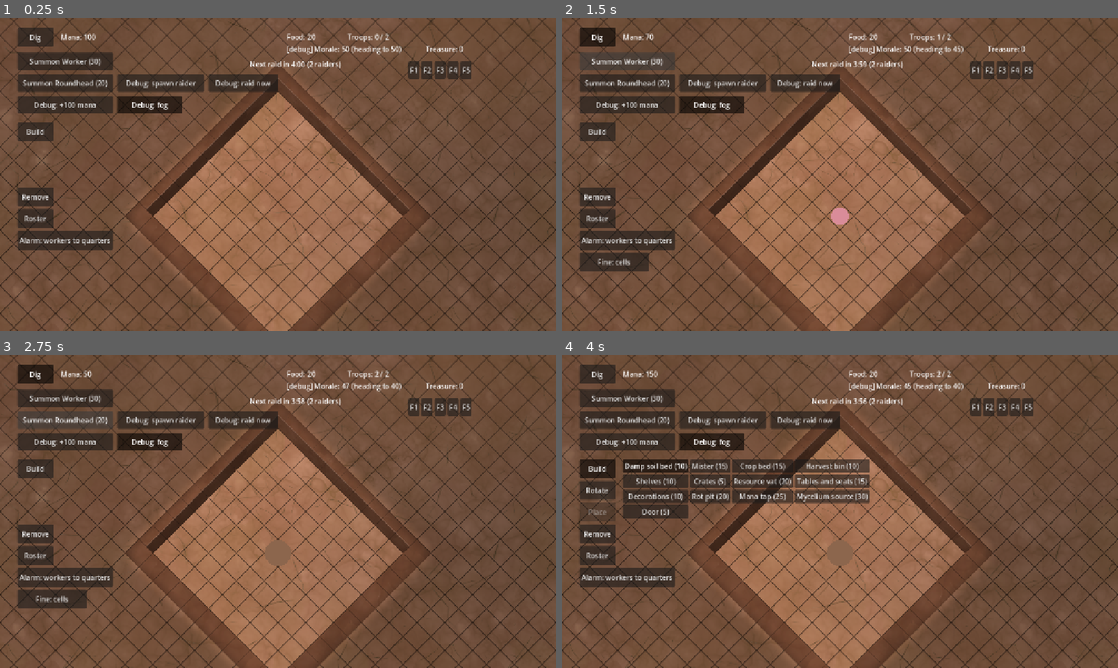
Above: before the commit, frames 1-4 (two rows, left to right).
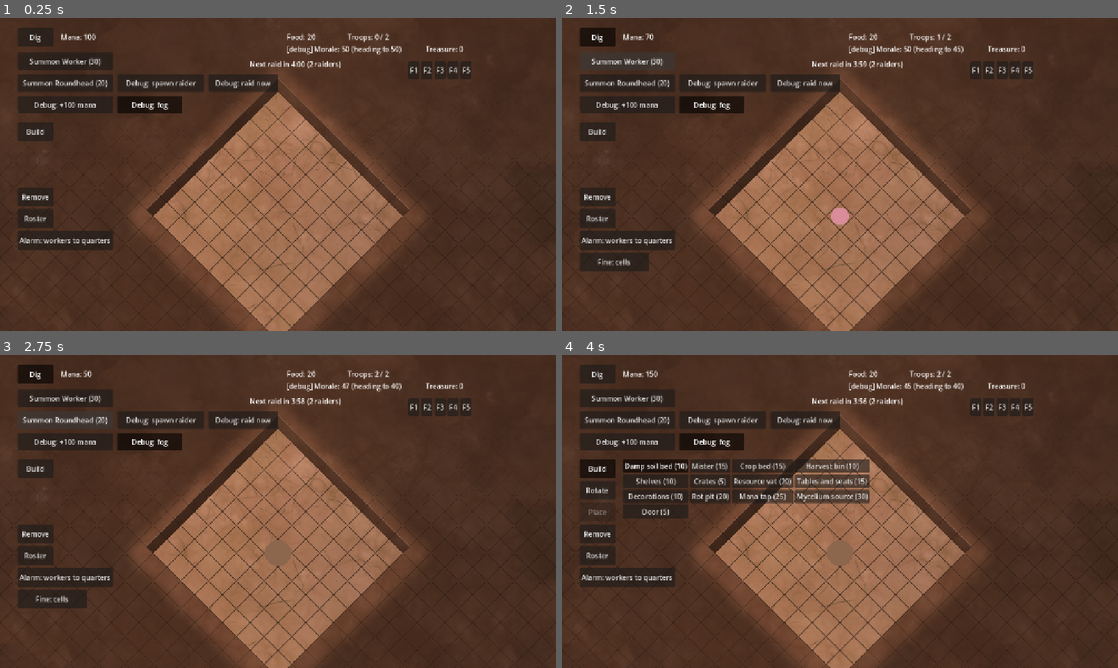
Above: after the commit, the same moments.

Repository: SirSizzle24/mazelord
Game: Godot game, scene res://Scenes/main.tscn
Same seed, same stepped clock (60 frames per second), same inputs: the game is played once before the commit and once after it.
Inputs:
- Up to frame 1 (0.25 s): no input
- Up to frame 2 (1.5 s): click "Dig" at 0.5 s; click "Summon Worker (30)" at 1.25 s
- Up to frame 3 (2.75 s): click "Summon Roundhead (20)" at 2 s
- Up to frame 4 (4 s): click "Debug: +100 mana" at 2.75 s; click "Build" at 3.5 s

The runs differ from the first frame. In frame 1, 59% of the frame differs, in the area x 0-100%, y 0-100%; in frame 2, 58%; in frame 3, 58%; in frame 4, 55%.

Commit message:
Unknown areas show as solid rock instead of dim floor

Diff:
--- a/scripts/fog.gd
+++ b/scripts/fog.gd
@@ -101,11 +101,11 @@
 	layer.set_cell(tile, 0, Vector2i(kind, 0))
 
 
-## A wall stands only where you know there's rock: bright in sight, dim from memory, and none in the
-## unknown, so the gaps between walls can't give hidden caves away.
+## A wall stands wherever rock is known or nothing is known: bright in sight, dim from memory. The
+## unknown is solid rock with no faces, so a hidden cave looks the same as the rock around it.
 func _paint_wall(tile: Vector2i) -> void:
 	var in_sight := visible_tiles.has(tile) or not fog_enabled
-	var kind: int = grid.ground_kind(tile) if in_sight else memory.get(tile, -1)
+	var kind: int = grid.ground_kind(tile) if in_sight else memory.get(tile, grid.Ground.ROCK)
 	var is_rock: bool = kind == grid.Ground.ROCK or kind == grid.Ground.DEPOSIT_ROCK \
 		or (kind == grid.Ground.MARKED and not grid.is_floor(tile) if in_sight else kind == grid.Ground.MARKED)
 	if not is_rock:
Not shown, added: Assets/wall_face.png.import
Not shown, added: Assets/wall_top.png.import
